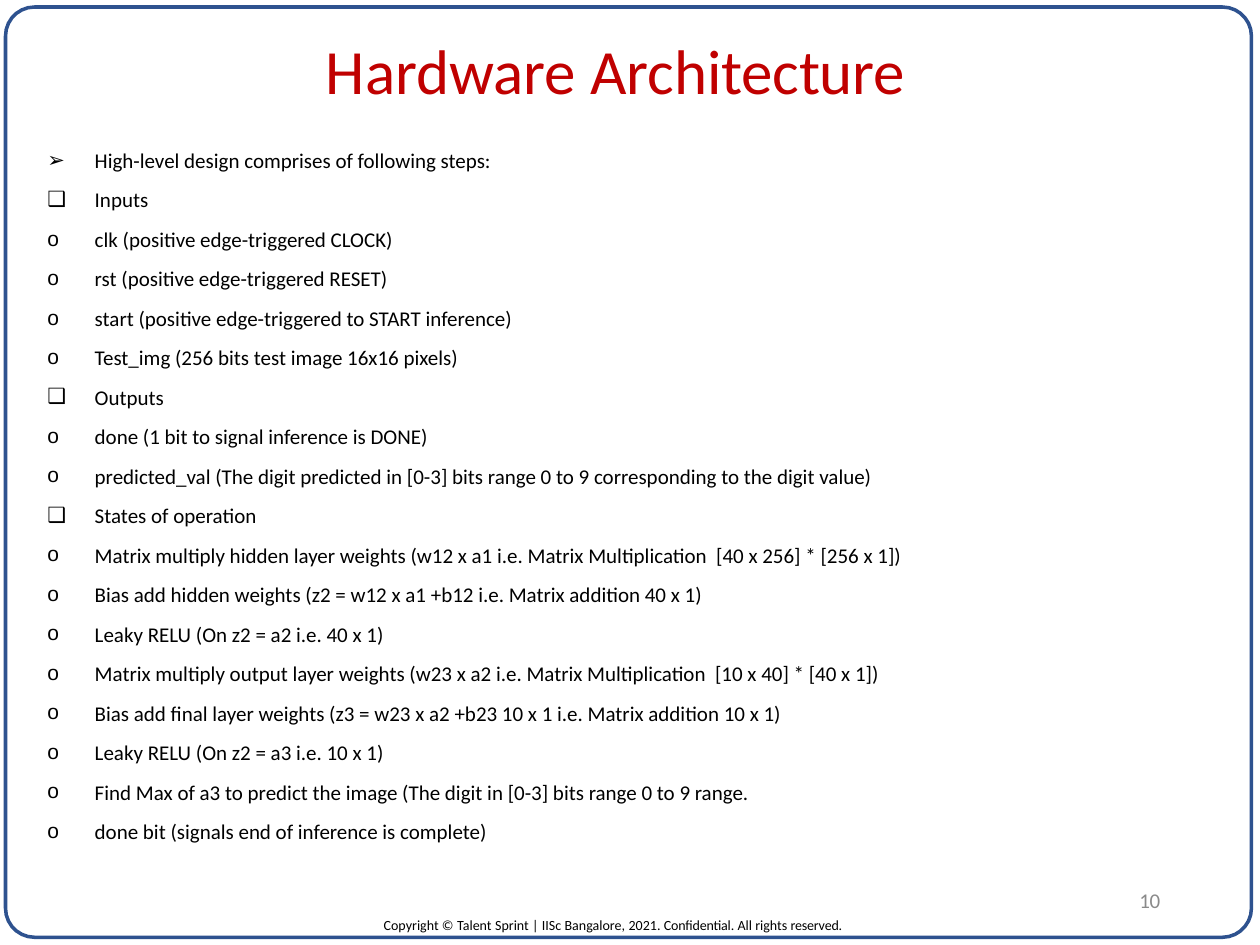
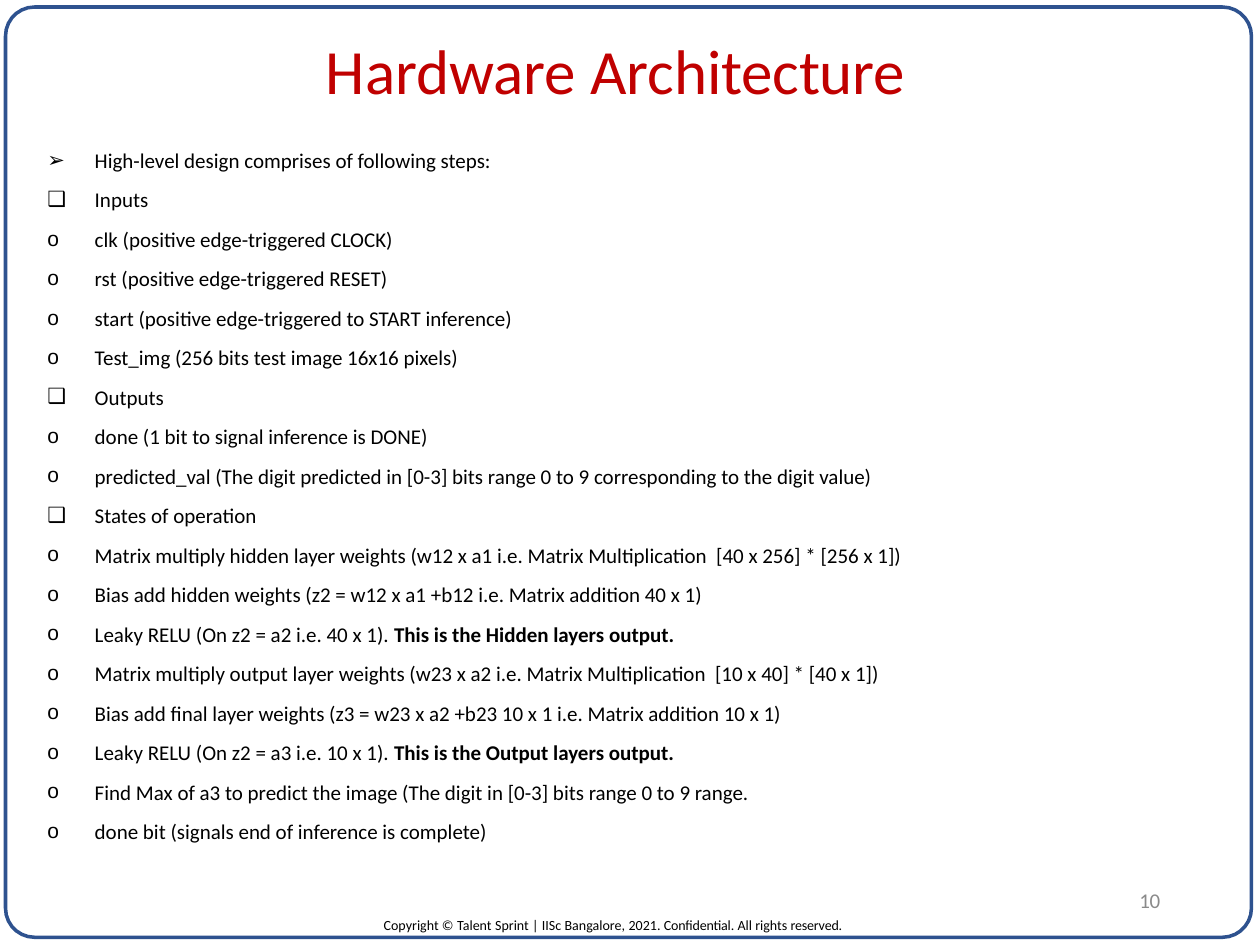
Before and after one commit to pvrajeshkumar/IISC_DVLSI_ML_Project, a slide deck: slide 10 of Project_Report/ASIC for Neural Network inference_P_V_Rajesh_Kumar.pptx. Drawn at 1260x945 pixels with LibreOffice and Linux fonts; fonts in the diff are those of the drawing. Boxes give left, top, right and bottom in pixels: in the first picture for what was removed or moved away, otherwise in the second. Text is boxed around its words. In the diff, an @@ line names an element or a change of style, - is before the commit and + after.

```diff
--- a/Project_Report/ASIC for Neural Network inference_P_V_Rajesh_Kumar.pptx
+++ b/Project_Report/ASIC for Neural Network inference_P_V_Rajesh_Kumar.pptx
@@ text at <box>95,627,674,646</box>: text changed; bold on @@
-o Leaky RELU (On z2 = a2 i.e. 40 x 1)
+o Leaky RELU (On z2 = a2 i.e. 40 x 1). This is the Hidden layers output.
@@ text at <box>95,745,674,764</box>: text changed; bold on @@
-o Leaky RELU (On z2 = a3 i.e. 10 x 1)
+o Leaky RELU (On z2 = a3 i.e. 10 x 1). This is the Output layers output.
```
Also in this commit, not shown: 6 other slides changed, 4 slides added.
